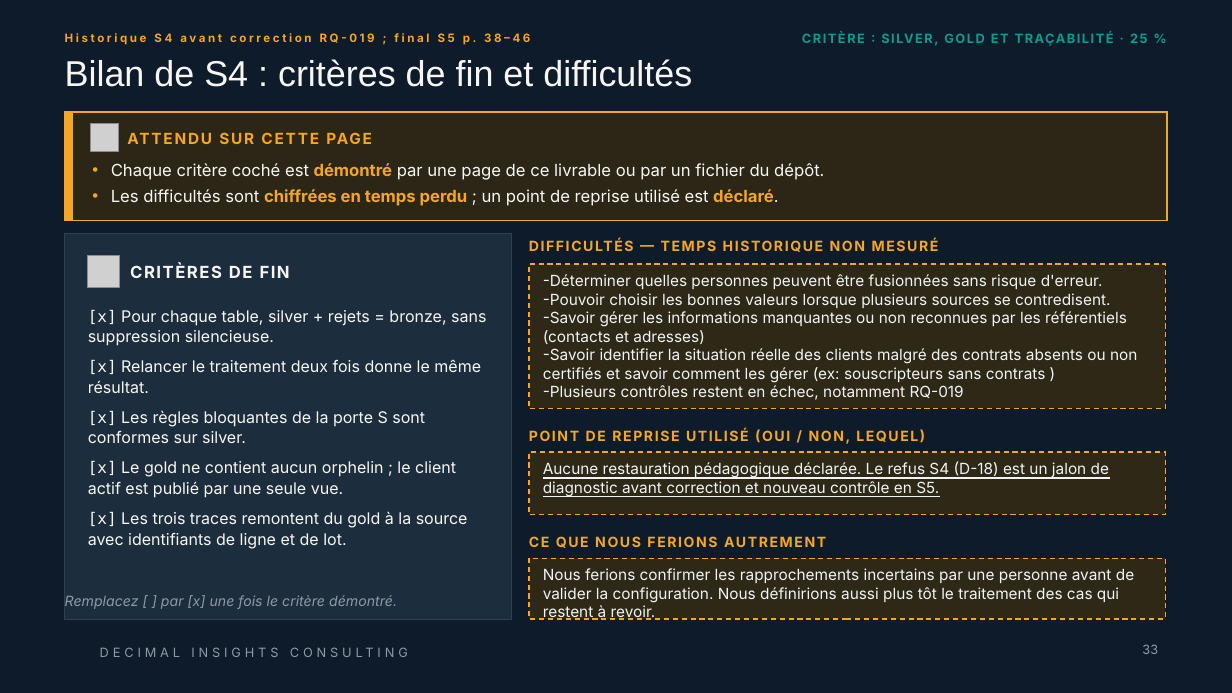
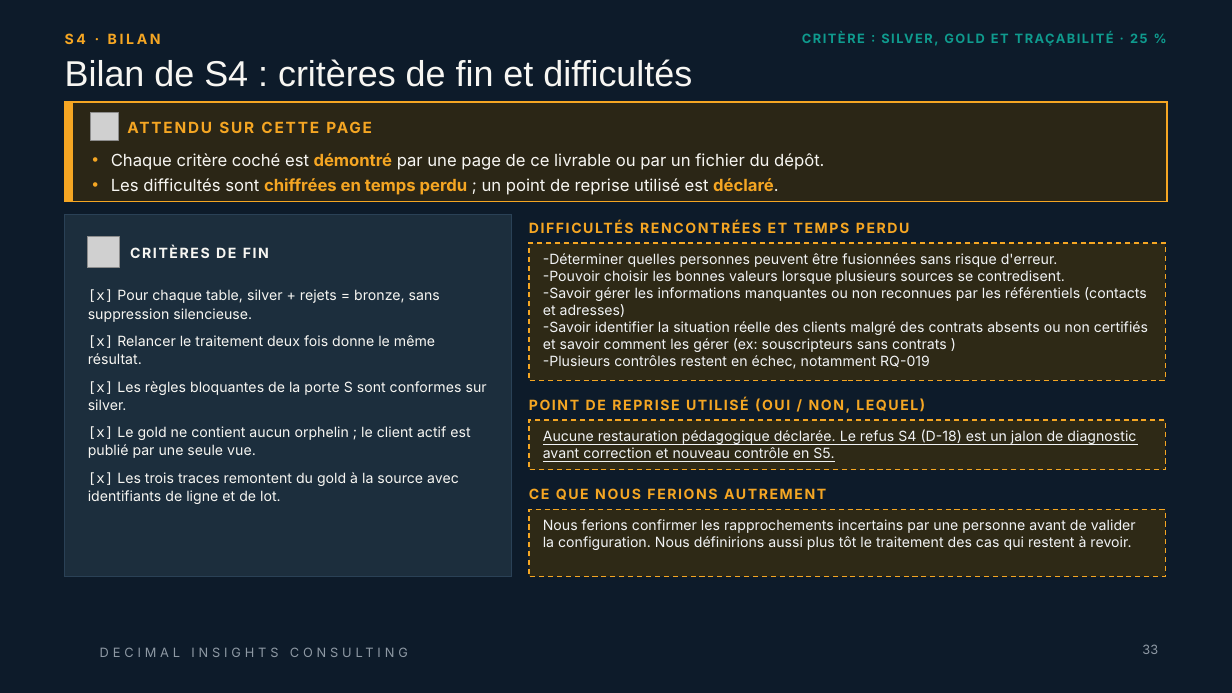
Before and after one commit to ruthabebeneg/td-qualite-g02, a slide deck: slide 33 of livrables/Livrable_Groupe_TD_AssurConnect.pptx. Drawn at 1232x693 pixels with LibreOffice and Linux fonts; fonts in the diff are those of the drawing; grey boxes stand for pictures; background and template pictures are left out. Boxes give left, top, right and bottom in pixels: in the first picture for what was removed or moved away, otherwise in the second. Text is boxed around its words. In the diff, an @@ line names an element or a change of style, - is before the commit and + after.

Commit message:
docs: finaliser les livrables et les supports du groupe G02

```diff
--- a/livrables/Livrable_Groupe_TD_AssurConnect.pptx
+++ b/livrables/Livrable_Groupe_TD_AssurConnect.pptx
@@ text at box(65, 33, 161, 44): text changed; size 9 to 11 pt @@
-Historique S4 avant correction RQ-019 ; final S5 p. 38–46
+S4 · BILAN
@@ rectangle: place and size @@
-rectangle at box(65, 113, 1167, 221)
+rectangle at box(65, 102, 1167, 201)
@@ rectangle: place and size @@
-rectangle at box(65, 113, 73, 221)
+rectangle at box(65, 102, 73, 201)
@@ picture: place and size @@
-picture at box(91, 124, 118, 152)
+picture at box(91, 113, 118, 140)
@@ text "ATTENDU SUR CETTE PAGE": place and size @@
-text "ATTENDU SUR CETTE PAGE" at box(128, 125, 867, 151)
+text "ATTENDU SUR CETTE PAGE" at box(128, 114, 867, 140)
@@ text "Chaque critère coché est démontré ...": place and size @@
-text "Chaque critère coché est démontré ..." at box(111, 163, 824, 206)
+text "Chaque critère coché est démontré ..." at box(111, 153, 824, 195)
@@ rectangle: place and size @@
-rectangle at box(65, 234, 512, 619)
+rectangle at box(65, 214, 512, 577)
@@ picture: place and size @@
-picture at box(88, 256, 119, 287)
+picture at box(88, 237, 119, 268)
@@ text "CRITÈRES DE FIN": place and size @@
-text "CRITÈRES DE FIN" at box(130, 265, 290, 278)
+text "CRITÈRES DE FIN" at box(130, 246, 269, 258)
@@ text "CRITÈRES DE FIN" at box(130, 246, 269, 258): size 13 to 11 pt @@
@@ text at box(529, 214, 1095, 240): text changed @@
-DIFFICULTÉS — TEMPS HISTORIQUE NON MESURÉ
+DIFFICULTÉS RENCONTRÉES ET TEMPS PERDU
@@ rectangle "-Déterminer quelles personnes peuvent être ...": place and size @@
-rectangle "-Déterminer quelles personnes peuvent être ..." at box(529, 264, 1165, 409)
+rectangle "-Déterminer quelles personnes peuvent être ..." at box(529, 243, 1165, 381)
@@ text "[x] Pour chaque table, silver ...": place and size @@
-text "[x] Pour chaque table, silver ..." at box(88, 309, 486, 549)
+text "[x] Pour chaque table, silver ..." at box(88, 289, 487, 504)
@@ text "[x] Pour chaque table, silver ..." at box(88, 289, 487, 504): size 12.5 to 11 pt @@
@@ text "POINT DE REPRISE UTILISÉ (OUI ...": place and size @@
-text "POINT DE REPRISE UTILISÉ (OUI ..." at box(529, 429, 925, 444)
+text "POINT DE REPRISE UTILISÉ (OUI ..." at box(529, 398, 925, 413)
@@ rectangle "Aucune restauration pédagogique déclarée. Le ...": place and size @@
-rectangle "Aucune restauration pédagogique déclarée. Le ..." at box(529, 452, 1165, 515)
+rectangle "Aucune restauration pédagogique déclarée. Le ..." at box(529, 421, 1165, 470)
@@ size 12 to 11 pt in 3 elements at box(529, 243, 1165, 381), box(529, 421, 1165, 470), box(529, 509, 1165, 577) @@
@@ rectangle "Nous ferions confirmer les rapprochements ...": place and size @@
-rectangle "Nous ferions confirmer les rapprochements ..." at box(529, 558, 1165, 619)
+rectangle "Nous ferions confirmer les rapprochements ..." at box(529, 509, 1165, 577)
@@ text "CE QUE NOUS FERIONS AUTREMENT": place and size @@
-text "CE QUE NOUS FERIONS AUTREMENT" at box(529, 529, 1095, 555)
+text "CE QUE NOUS FERIONS AUTREMENT" at box(529, 481, 1095, 506)
@@ text removed at box(65, 595, 397, 609) @@
-Remplacez [ ] par [x] une fois le critère démontré.
```
Also in this commit, not shown: 41 other slides changed, 12 other files.
